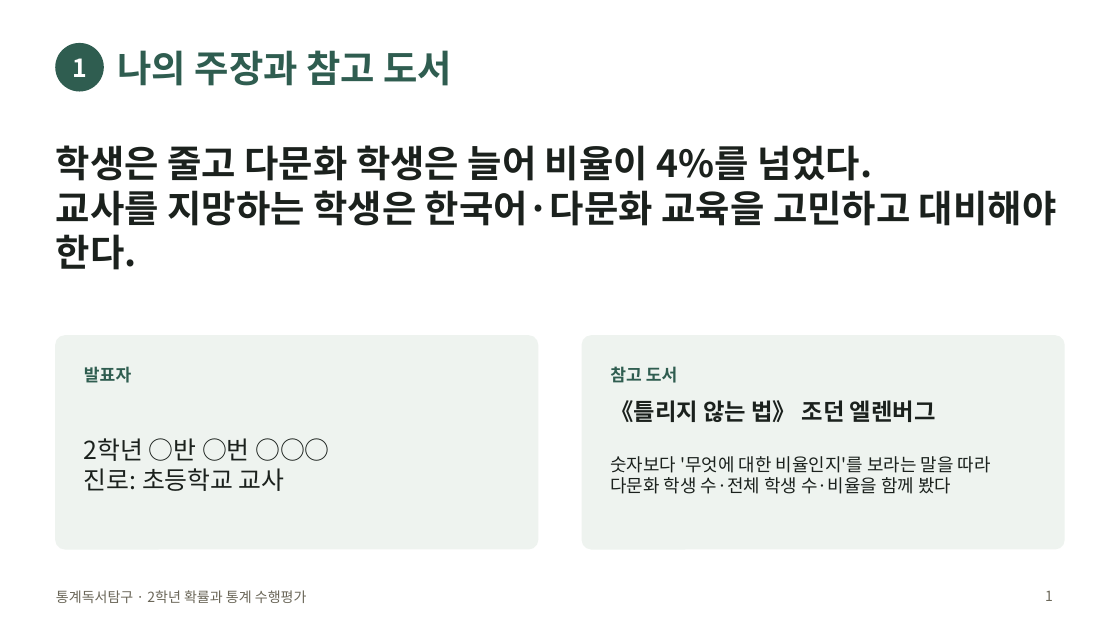
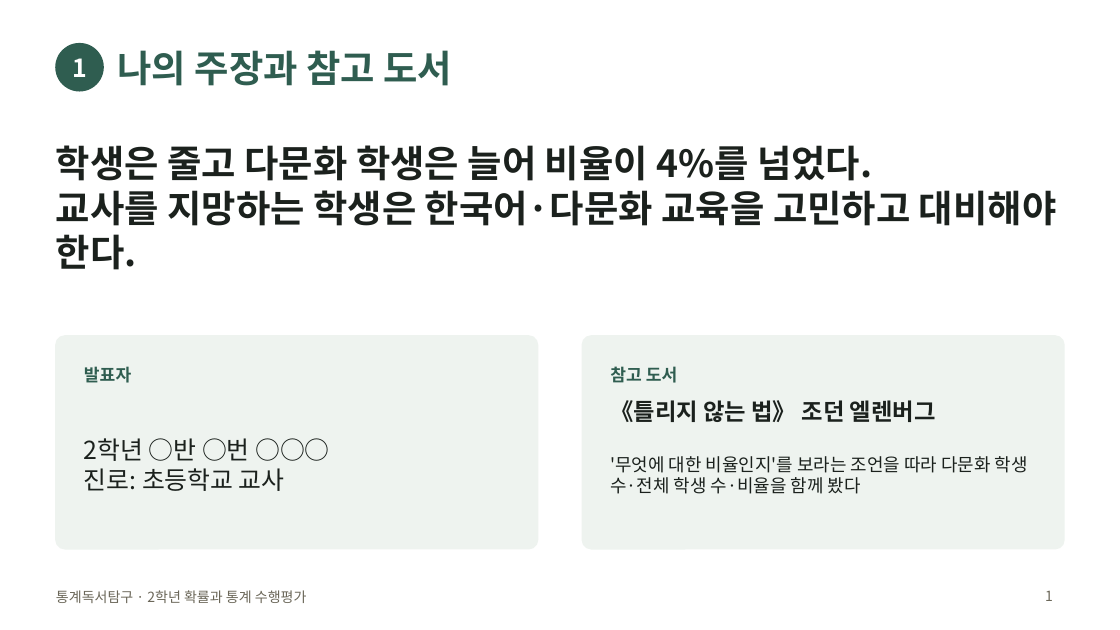
Before and after one commit to jaegeunsongsong/autobot, a slide deck: slide 1 of docs/2026-2학기-통계독서탐구-수행평가/발표예시-교육.pptx. Drawn at 1120x630 pixels with LibreOffice and Linux fonts; fonts in the diff are those of the drawing. Boxes give left, top, right and bottom in pixels: in the first picture for what was removed or moved away, otherwise in the second. Text is boxed around its words. In the diff, an @@ line names an element or a change of style, - is before the commit and + after.

```diff
--- a/docs/2026-2학기-통계독서탐구-수행평가/발표예시-교육.pptx
+++ b/docs/2026-2학기-통계독서탐구-수행평가/발표예시-교육.pptx
@@ text at bbox=[610, 456, 1028, 494]: text changed @@
-숫자보다 '무엇에 대한 비율인지'를 보라는 말을 따라 다문화 학생 수·전체 학생 수·비율을 함께 봤다
+'무엇에 대한 비율인지'를 보라는 조언을 따라 다문화 학생 수·전체 학생 수·비율을 함께 봤다
```
Also in this commit, not shown: 1 other slide changed, 13 other files.
